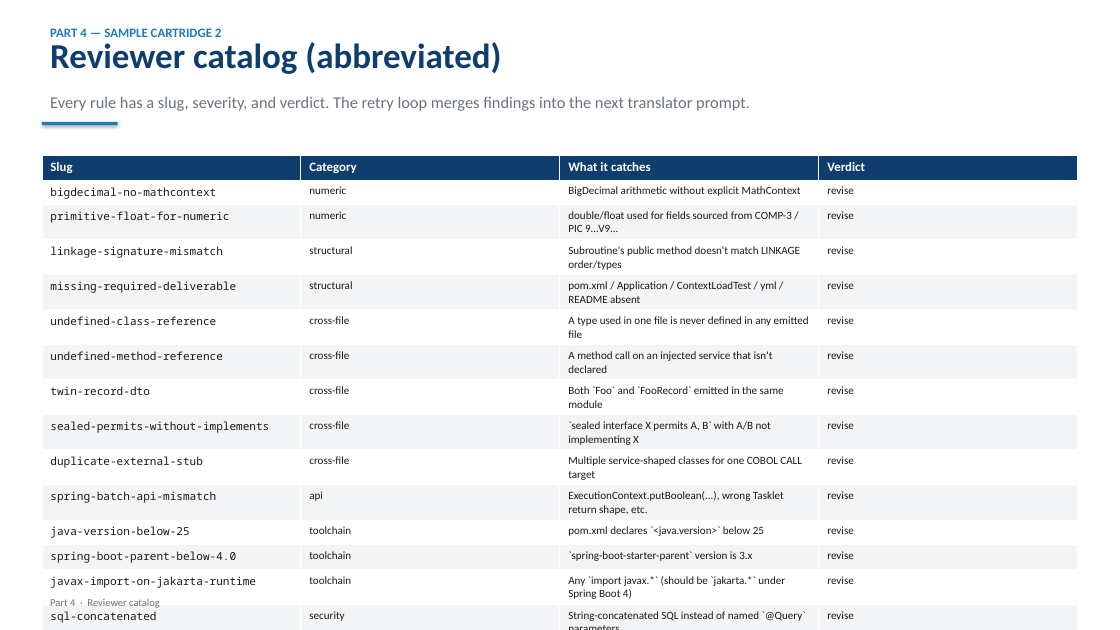
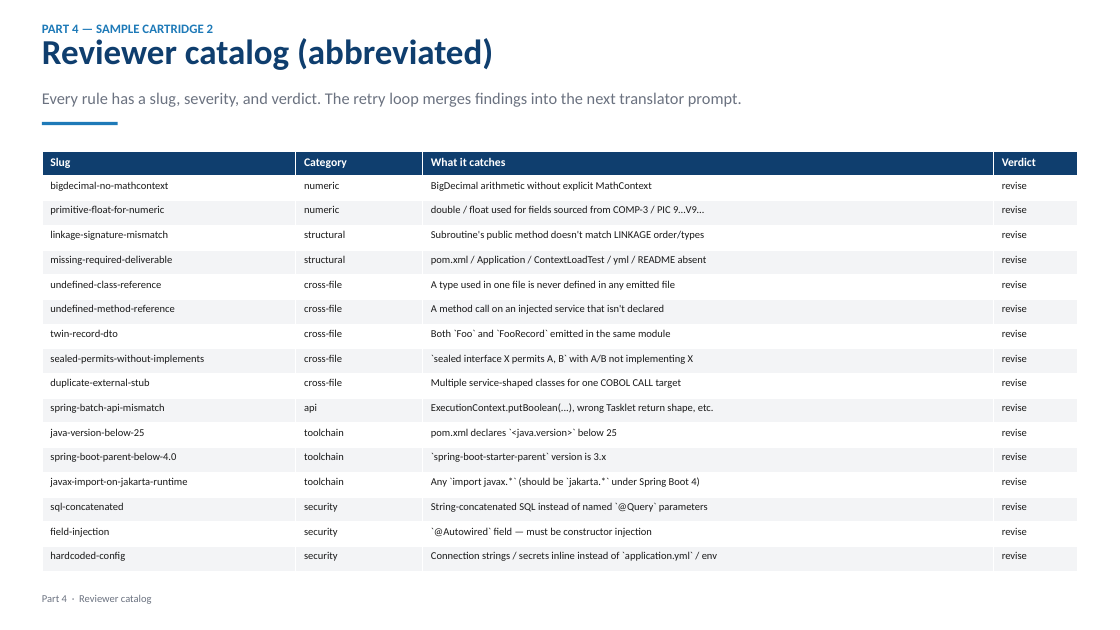
Before and after one commit to cwijayasundara/legacy_mod_maf_v2, a slide deck: slide 32 of docs/design_deck.pptx (slide 26 before the commit). Drawn at 1120x630 pixels with LibreOffice and Linux fonts; fonts in the diff are those of the drawing. Boxes give left, top, right and bottom in pixels: in the first picture for what was removed or moved away, otherwise in the second. Text is boxed around its words. In the diff, an @@ line names an element or a change of style, - is before the commit and + after.

```diff
--- a/docs/design_deck.pptx
+++ b/docs/design_deck.pptx
@@ text "PART 4 — SAMPLE CARTRIDGE ...": place and size @@
-text "PART 4 — SAMPLE CARTRIDGE ..." at <box>50,28,221,37</box>
+text "PART 4 — SAMPLE CARTRIDGE ..." at <box>42,24,213,33</box>
@@ text "Reviewer catalog (abbreviated)": place and size @@
-text "Reviewer catalog (abbreviated)" at <box>50,42,501,74</box>
+text "Reviewer catalog (abbreviated)" at <box>42,38,493,70</box>
@@ text "Every rule has a slug, ...": place and size @@
-text "Every rule has a slug, ..." at <box>50,96,750,111</box>
+text "Every rule has a slug, ..." at <box>42,92,742,107</box>
@@ rectangle at <box>42,122,118,125</box>: shadow off @@
@@ table at <box>42,151,1079,571</box> @@
-row 3, column 3: double/float used for fields sourced from COMP-3 / PIC 9…V9…
+row 3, column 3: double / float used for fields sourced from COMP-3 / PIC 9…V9…
-row 16, column 3: `@Autowired` field or bare field assignment — must be constructor injection
+row 16, column 3: `@Autowired` field — must be constructor injection
@@ size 11 to 10 pt in "Slug", "Category", "What it catches", "Verdict" @@
@@ size 9.5 to 9 pt @@
@@ font Noto Sans Mono to Calibri in "bigdecimal-no-mathcontext", "primitive-float-for-numeric", "linkage-signature-mismatch", "missing-required-deliverable" and 12 more places @@
@@ table: place and size @@
-table at <box>42,155,1077,627</box>
+table at <box>42,151,1079,571</box>
@@ text "Part 4 · Reviewer catalog": place and size @@
-text "Part 4 · Reviewer catalog" at <box>50,599,160,608</box>
+text "Part 4 · Reviewer catalog" at <box>42,595,152,604</box>
```
Also in this commit, not shown: 27 other slides changed, 9 slides added, 3 slides removed, 1 other file.
